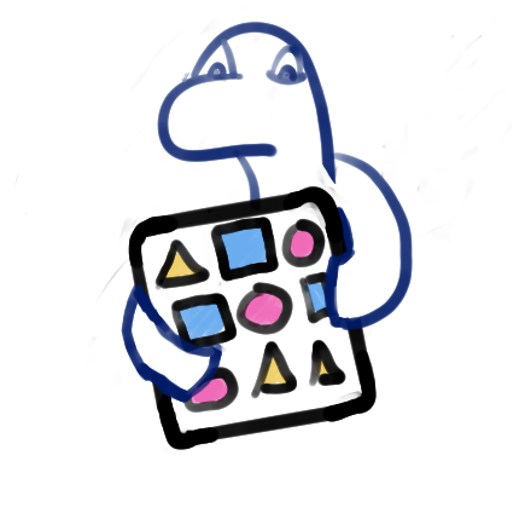
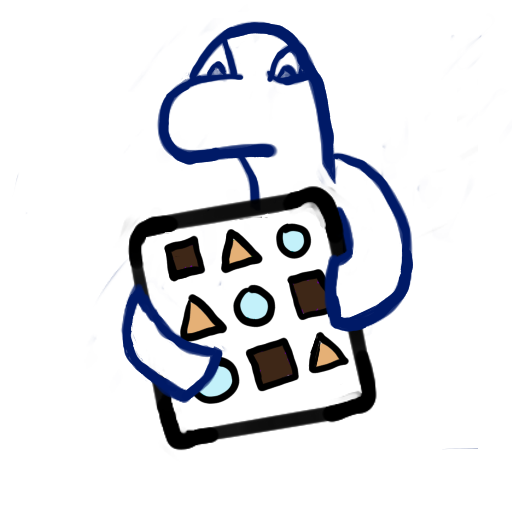
The second 512 x 512 image is a revision of the first. Changes to its layers:
painted on "Calque de dessin 7" over [left=122, top=64, right=478, bottom=450]
painted on "Calque de dessin 8" over [left=122, top=192, right=478, bottom=450]
painted on "Calque de dessin 6" over [left=122, top=22, right=478, bottom=450]
painted on "Calque de dessin 9" over [left=122, top=22, right=478, bottom=450]
painted on "Calque de dessin 1" over [left=122, top=22, right=478, bottom=450]
painted on "Calque de dessin 2" over [left=122, top=128, right=478, bottom=450]
painted on "Calque de dessin 3" over [left=122, top=192, right=478, bottom=450]
painted on "Calque de dessin 4" over [left=122, top=22, right=478, bottom=450]
painted on "Calque de dessin 5" over [left=122, top=22, right=478, bottom=450]
painted on "Calque de dessin 10" over [left=128, top=22, right=478, bottom=450]